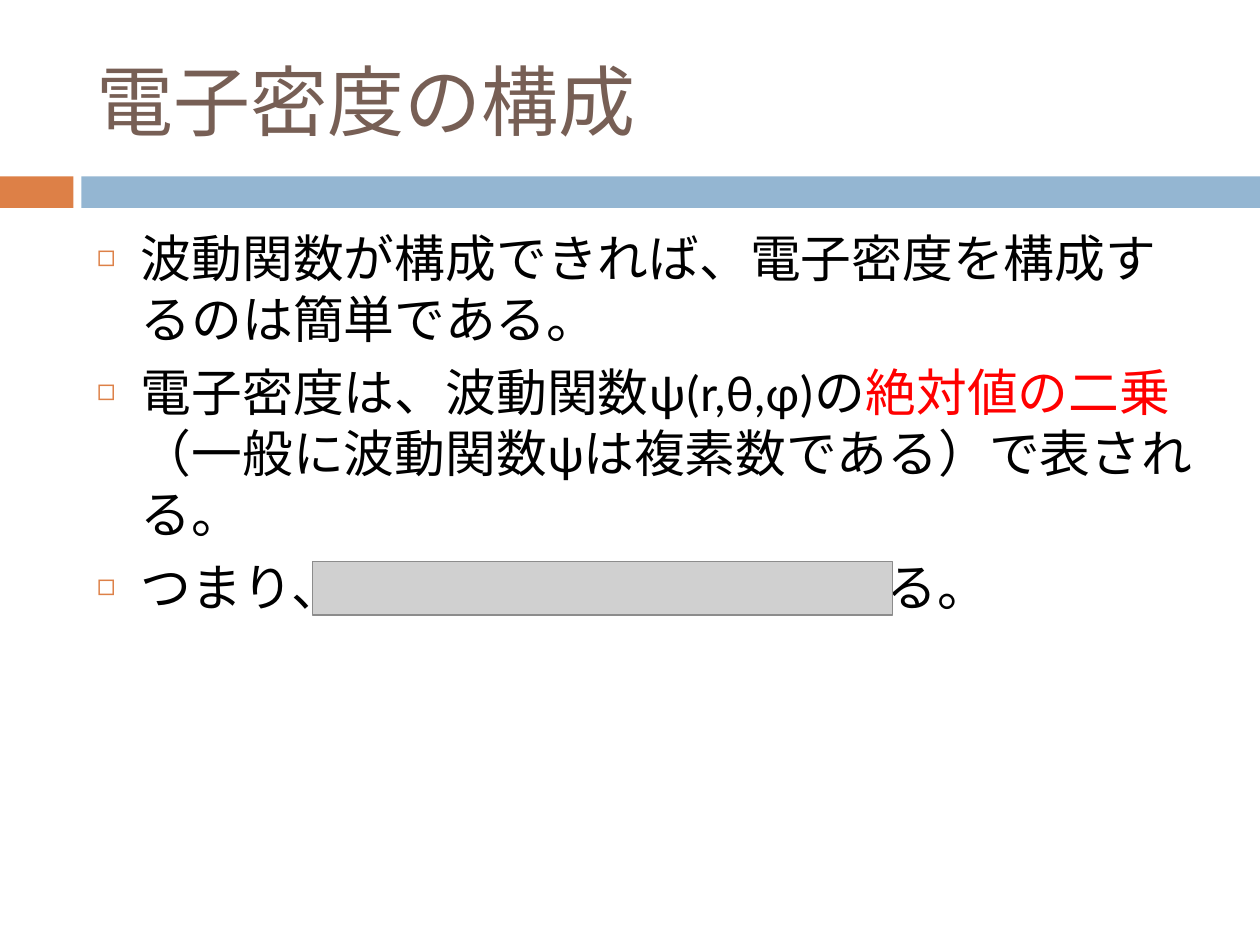
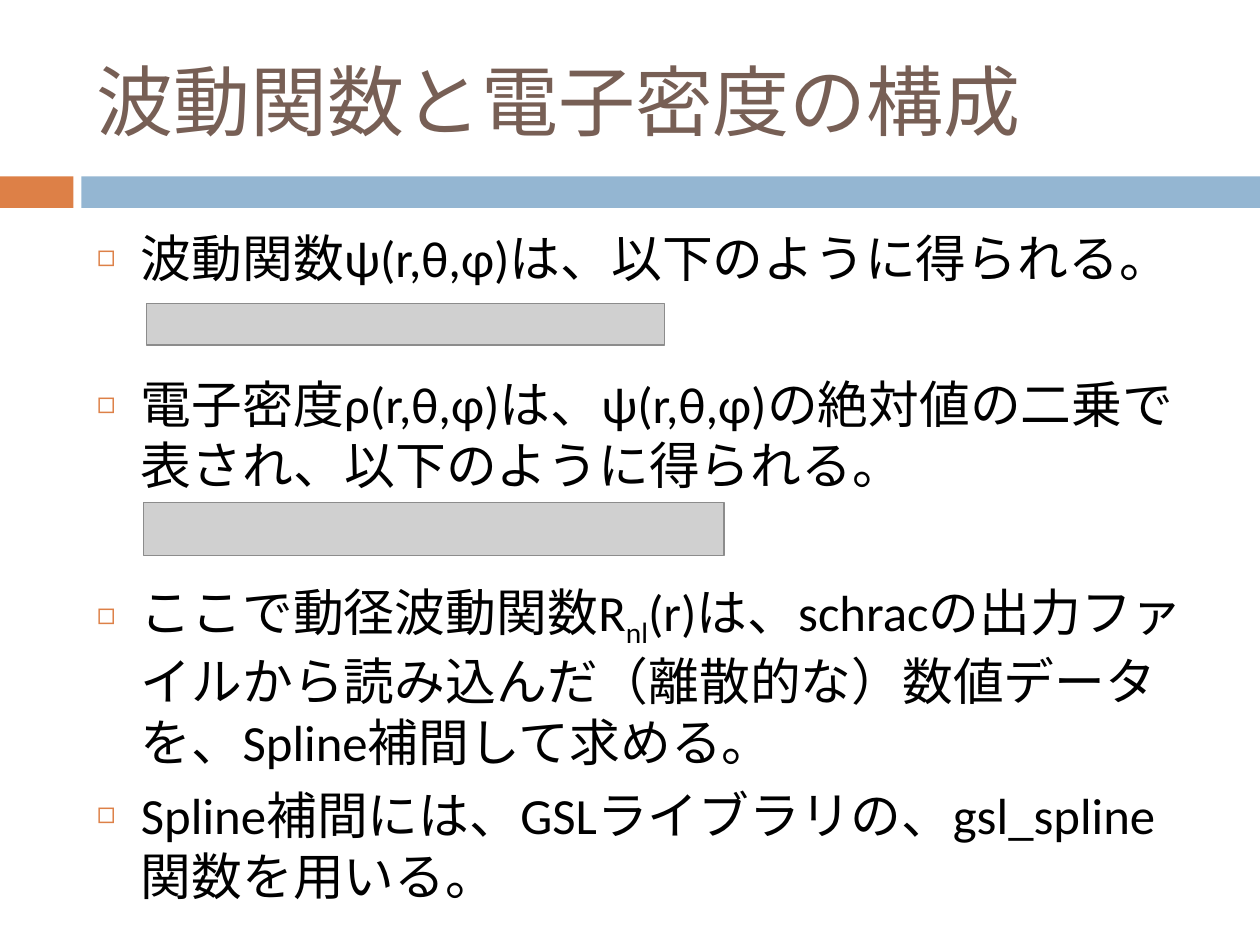
Before and after one commit to dc1394/fukui_sono3, a slide deck: slide 9 of 福井技術者の集い その3 発表資料スライド.pptx (slide 8 before the commit). Drawn at 1260x945 pixels with LibreOffice and Linux fonts; fonts in the diff are those of the drawing; grey boxes stand for pictures. Boxes give left, top, right and bottom in pixels: in the first picture for what was removed or moved away, otherwise in the second. Text is boxed around its words. In the diff, an @@ line names an element or a change of style, - is before the commit and + after.

Commit message:
スライド加筆

```diff
--- a/福井技術者の集い その3 発表資料スライド.pptx
+++ b/福井技術者の集い その3 発表資料スライド.pptx
@@ title at [97, 65, 1021, 137]: text changed @@
-電子密度の構成
+波動関数と電子密度の構成
@@ text at [141, 234, 1183, 899]: text changed @@
-◻ 波動関数が構成できれば、電子密度を構成するのは簡単である。
-◻ 電子密度は、波動関数ψ(r,θ,φ)の絶対値の二乗（一般に波動関数ψは複素数である）で表される。
-◻ つまり、 である。
+◻ 波動関数ψ(r,θ,φ)は、以下のように得られる。
+◻ 電子密度ρ(r,θ,φ)は、ψ(r,θ,φ)の絶対値の二乗で表され、以下のように得られる。
+◻ ここで動径波動関数Rnl(r)は、schracの出力ファイルから読み込んだ（離散的な）数値データを、Spline補間して求める。
+◻ Spline補間には、GSLライブラリの、gsl_spline関数を用いる。
@@ picture added at [146, 304, 664, 345] @@
@@ picture: place and size @@
-picture at [312, 562, 893, 615]
+picture at [144, 503, 724, 556]
```
Also in this commit, not shown: 5 other slides changed, 2 slides added, 2 other files.
